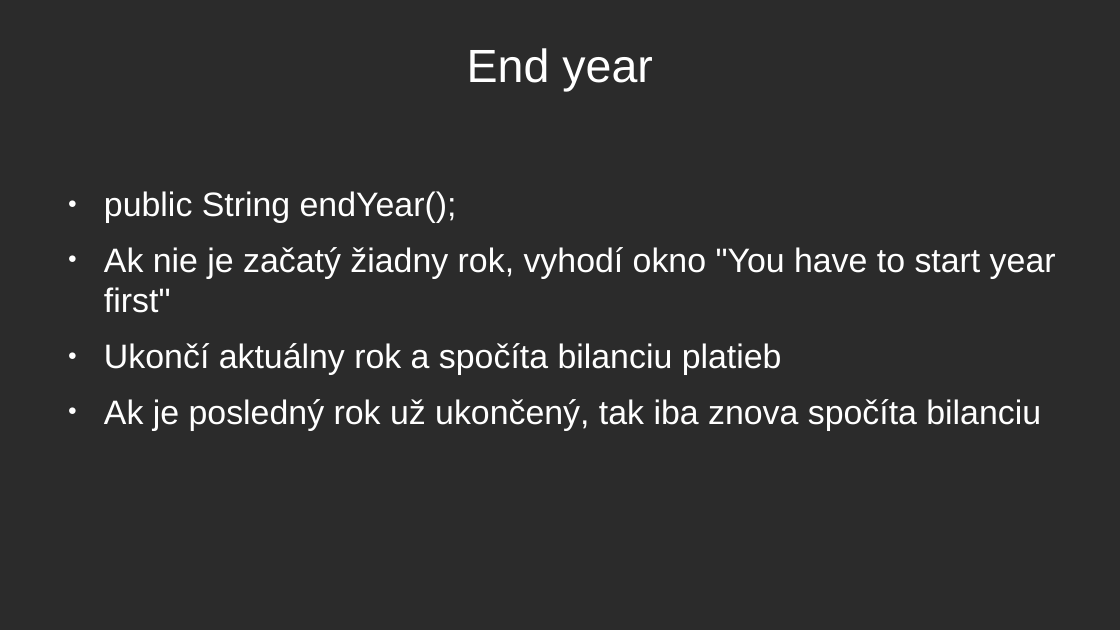
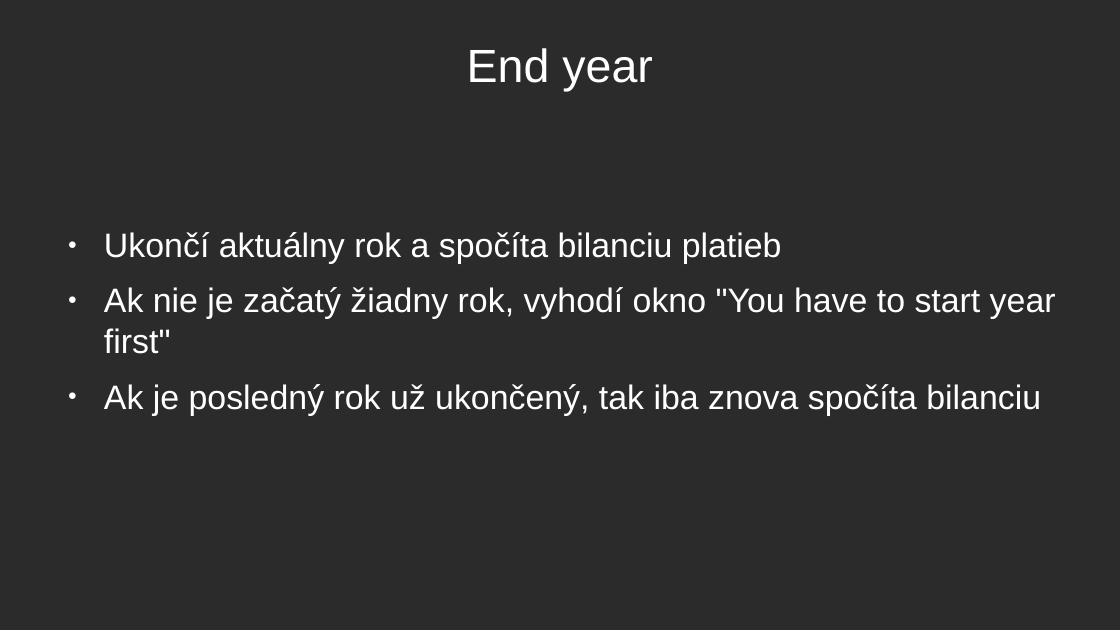
Before and after one commit to XuuRee/apk-AccountG, a slide deck: slide 9 of Evidence_prijmu_a_vydaju/Obhajoba_prezentace.odp (slide 6 before the commit). Drawn at 1120x630 pixels with LibreOffice and Linux fonts; fonts in the diff are those of the drawing; background and template pictures are left out; a plain dark background stands for a picture behind light text. Boxes give left, top, right and bottom in pixels: in the first picture for what was removed or moved away, otherwise in the second. Text is boxed around its words. In the diff, an @@ line names an element or a change of style, - is before the commit and + after.

```diff
--- a/Evidence_prijmu_a_vydaju/Obhajoba_prezentace.odp
+++ b/Evidence_prijmu_a_vydaju/Obhajoba_prezentace.odp
@@ text "Ukončí aktuálny rok a spočíta ...": place and size @@
-text "Ukončí aktuálny rok a spočíta ..." at <box>104,191,1056,430</box>
+text "Ukončí aktuálny rok a spočíta ..." at <box>104,232,1056,416</box>
@@ text at <box>104,232,782,264</box>: text changed @@
-● public String endYear();
+● Ukončí aktuálny rok a spočíta bilanciu platieb
@@ text at <box>104,343,782,375</box>: paragraph removed @@
-● Ukončí aktuálny rok a spočíta bilanciu platieb
```
Also in this commit, not shown: 3 other slides changed, 3 slides added, 34 other files.
